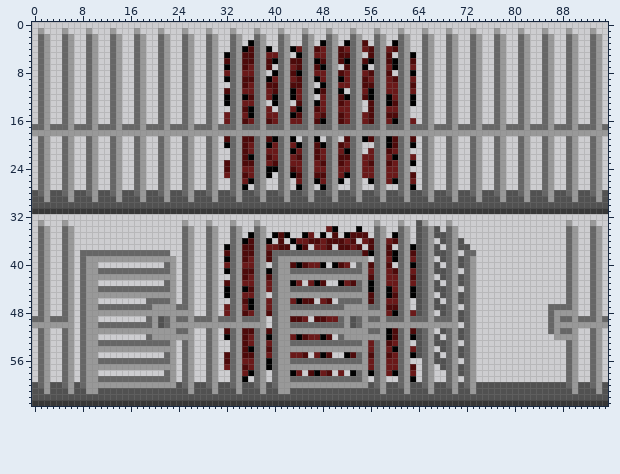
A sprite sheet gets an edit: art/tileset_prison_bars.png. That is the earlier state.
The file is 96x64 pixels.
The result:
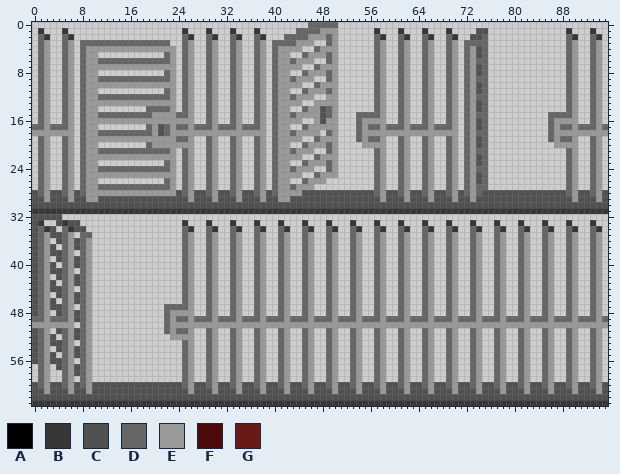
Palette (. is transparent): A #000000  B #373737  C #515151  D #666666  E #999999  F #4d0a0a  G #6a1919
Changes in this commit:
Changed rows in their new state; - is an unchanged pixel.
first column x 0:
 0 ----------------------------------------------DDDDD--------------------------------------------
 1 -B---B---.---.---.---.---B---B---B---B---.--DDDDE-E--.---B---B---B---B---.CC-.---.---.---B---B-
 2 --B---B--..--..--..--..---B---B---B---B--.DDD--EE----..---B---B---B---B--CCD-..--..--..---B---B
 3 --------D-DDD-DDD-DDD-D-------------.---D-DDEE--.---....----.-----------D-DD-..--..--..--------
 4 --------DE-EEE-EEE-EEE-E-----------..--.DE-EE..DEE-......--..-----------DECD-..--..--..--------
 5 --------DE---..--..--.DE--------.--..--.DE--.--EE--....-.--.---.--------DECD-..--..--..--------
 6 --------DE-DD-DDD-DDD-DE--------.--..--.DE-DEE-..--......--..--.--------DEDD-..--..--..--------
 7 --------DE-EEE-EEE-EEE-E--------.--..--.DE-EE..DEE--....---..--.--------DECD-..--..--..--------
 8 --------DE---..--..--.DE--------.--..---DE-..--EE--......--.---.--------DECD-..--..--..--------
 9 --------DE-DD-DDD-DDD-DE--------.--..--.DE-DEE-..--......--..--.--------DEDD-..--..--..--------
10 --------DE-EEE-EEE-EEE-E-----------..--.DE-EE..DEE-......--..--.--------DECD-..--..--..--------
11 --------DE---..--..--.DE--------.--..--.DE-..--EE--.-....--..--.--------DECD-..--..--..--------
12 --------DE-DD-DDD-DDD-DE--------.--..--.DE-DEE--.E-......--..--.--------DEDD-..--..--..--------
13 --------DE-EEE-EEE-EEE-E--------.--..---DE-EE..EEE-....-.--..--.--------DECD-..--..--..--------
14 --------DE---..--..DD-DE-----------..--.DE-..--EC--....-.--..-----------DECD-..--..--..--------
15 --------DE-DD-DDD-DDEE-ED-------.--..--.DE-DEE-EC--...DDD--..-----------DEDD-..--..--.DDD------
16 --------DE-EEE-EEE-EEE-EEE------.--..--.DE-EE..ECE-...DEEE-..--.--------DECD-..--..--.DEEE-----
17 -------.-E-........-ECDE---------------.-E-..--EEE-...DE---------------.-EC-..........DE-------
18 -------.D--DDDDDDDDD-CD----------------.D--D----.D-...D----------------.D-DD..........D--------
19 --------DE-EEE-EEE-EEE-ED-------.--..--.DE-EE..DEE--..DED--..--.--------DECD-..--..--.DED------
20 --------DE---..--..DEE-EEE------.--..--.DE-..--EE--....EEE-..--.--------DECD-..--..--..EEE-----
21 --------DE-DD-DDD-DDD-DE-----------..--.DE-DEE-..--....-.--..-----------DEDD-..--..--..--------
22 --------DE-EEE-EEE-EEE-E-----------..--.DE-EE..DEE-......--..--.--------DECD-..--..--..--------
23 --------DE---..--..--.DE--------.--..--.DE-..--EE--......--..--.--------DECD-..--..--..--------
24 --------DE-DD-DDD-DDD-DE--------.--..--.DE-DEE-..--......--..-----------DEDD-..--..--..--------
25 --------DE-EEE-EEE-EEE-E--------.--..--.DE-EE..DEE-......--..--.--------DECD-..--..--..--------
26 --------DE---..--..--.DE-----------..---DE--.--EE...-..-.--..--.--------DECD-..--..--..--------
27 --------DE-DD-DDD-DDD-DE-----------.----DE-DEE--...--..--------.--------DEDD-..--..--..--------
28 --------DE-EEE-EEE-EEE-E----------------DE-EECC--CC--CC-----------------DED--CC--CC--CC--------
29 ---------E----C---C---C------------------E----C---C---C------------------EC---C---C---C--------
32 CCCCC------------------------------------------------------------------------------------------
33 CB--CBCC-----------------B---B---B---B---B---B---B---B---B---B--.B---B---B---B---B---B---B---B-
34 C-BC--BCC-----------------B---B---B---B--DB--DB--DB--DB---B---B-.-B.--B--DB--DB--DB--DB---B---B
35 C--CC---DD--------------------------.---.DE--DE-.DE-.DE.----.---.--..----DE--DE--DE--DE--------
36 C---C--CDE-------------------------..--.-DE..DE..DE..DE..--..---.---.--.-DE--DE--DE--DE--------
37 C--C---CDE----------------------.--..--..DE-.DE..DE..DE-.--.---..--.---..DE--DE--DE--DE--------
38 C--CC----E.............---------.--..--..-E..-E..-E..-E..--..--..--..---.-E--DE--DE--DE--------
39 C---C--C--..............--------.--..--..D-..D-..D-..D-.---..--..---.--..DE--DE--DE--DE--------
40 C--C---C--.-----------..--------.--..---.D-..DE..DE..DE..--.---..--.---..DE--DE--DE--DE--------
41 C--CC-----..............--------.--..--..D-..-E..-E..-E..--..--..--..---.DE--DE--DE--DE--------
42 C---C--C--..............-----------..--..D-..D-..D-..D-..--..--..---.--..DE--DE--DE--DE--------
43 C--C---C--.-----------..--------.--..--..D-..DE..DE..DE..--..--..--.---..DE--DE--DE--DE--------
44 C--CC-----..............--------.--..--..D-..-E..-E..-E..--..--..--..---.DE--DE--DE--DE--------
45 C---C--C--..............--------.--..---.D-..D-..D-..D-..--..--..---.--..DE--DE--DE--DE--------
46 C--C---C--.--------.....-----------..--..D-..DE-.DE..-E..--..---.--.---..DE--DE--DE--DE--------
47 C--CC-----............DD--------.--..--..D-..-E..-E..D-..--..---.--..---.DE--DE--DE--DE..------
48 C---C--C--............D---------.--..--..D-..D-..D-..D-..D-..--..---.--..DE--DE--DE--DE..D-----
49 -------C--.--------...-----------------D-D-DDDEDDDE-DDED---------------D-DEDDDEDDDEDDDED-------
50 ----------............-----------------EE--EEEEEEEEE-EE----------------EE-EEEEEEEEEEEEE--------
51 C---C--C--............D---------.--..--..D-..D-..D-..D-..--..--..---.--..DE--DE--DE--DE..------
52 C--C---C--.--------....---------.--..--..D-..DE..DE..D-..D-..--..--.---..DE--DE--DE--DE..D-----
53 C--CC-----..............-----------..--..D-..-E..-E..-E..--..---.--..---.DE--DE--DE--DE--------
54 C---C--C--..............-----------..--..D-..D-..D-..D-..--..--..---.--..DE--DE--DE--DE--------
55 C--C---C--.-----------..--------.--..--..D-..DE..DE-.DE..--..--..--.---..DE--DE--DE--DE--------
56 C--CC-----..............--------.--..--..D-..-E..-E..-E..--..------..---.DE--DE--DE--DE--------
57 ----C--C--..............--------.--..--..D-..D-..D-..D-..--..--.----.--..DE--DE--DE--DE--------
58 -------C--.-----------..-----------..---.D-..DE..DE.-DE..--..--.-------..DE--DE--DE--DE--------
59 ----------..............-----------.----.D-..-E..-E..-E.-------.--------.DE--DE--DE--DE--------
60 ----------CCCCCCCCCCCCCC----------------CD-CCD-CCD-CCD-C----------------CDE--DE--DE--DE--------
61 ----------C------------------------------C----E---E---E------------------CE---E---E---E--------
Changed places in both pictures, as pixel boxes (x1, y1, x2, y2):
changed: (32, 22, 602, 394)
